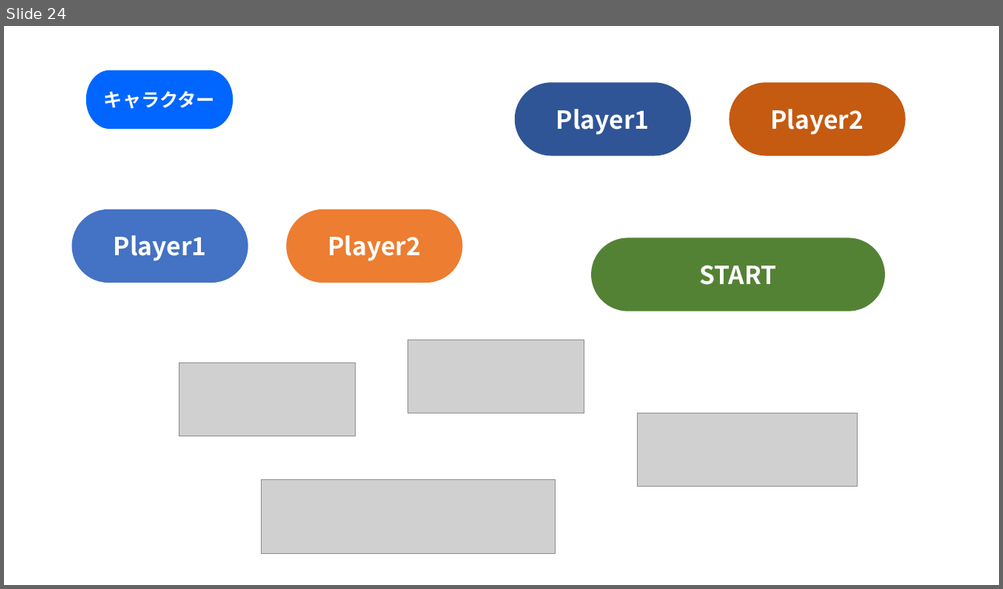
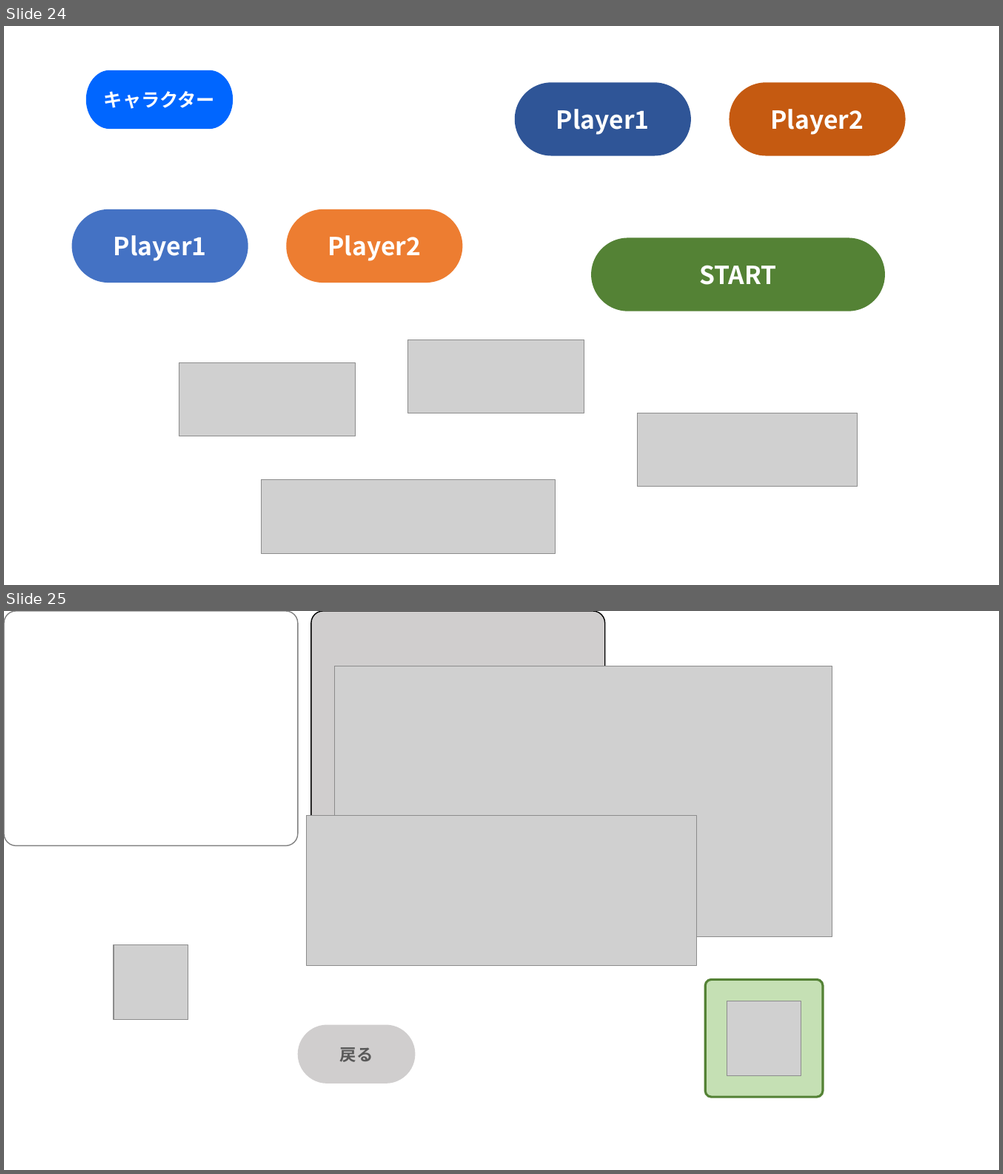
Before and after one commit to suttokoTaro/LorcanaCard, a slide deck: Assets/Documents_etc/アイコン作成.pptx. Shown one above the other, each under a label of ours: slide 24 before the commit, slides 24 and 25 after it. The pictures are 1003x589 and 1003x1174 pixels, drawn with LibreOffice and Linux fonts; fonts in the diff are those of the drawing; grey boxes stand for pictures. Boxes give left, top, right and bottom in pixels: in the first picture for what was removed or moved away, otherwise in the second. Text is boxed around its words. In the diff, an @@ line names an element or a change of style, - is before the commit and + after.

```diff
--- a/Assets/Documents_etc/アイコン作成.pptx
+++ b/Assets/Documents_etc/アイコン作成.pptx
@@ slide 25 added at [4, 611, 999, 1170], background #FFFFFF @@
@@ rounded rectangle added at [4, 611, 298, 846], fill #FFFFFF, outline #808080 1 pt @@
@@ rounded rectangle added at [311, 611, 606, 846], fill #D0CECE, outline #000000 1 pt @@
@@ picture added at [335, 667, 832, 937] @@
@@ picture added at [306, 815, 697, 966] @@
@@ rounded rectangle added at [320, 906, 408, 965], fill #D0CECE @@
@@ picture added at [114, 945, 188, 1020] @@
@@ rounded rectangle added at [706, 980, 822, 1096], fill #C5E0B4, outline #548235 2.25 pt @@
@@ picture added at [726, 1001, 801, 1076] @@
@@ rounded rectangle added at [298, 1025, 415, 1084], fill #D0CECE, 16 pt, text #595959, bold @@
+戻る
```
Also in this commit, not shown: 1 other slide added, 26 other files.
